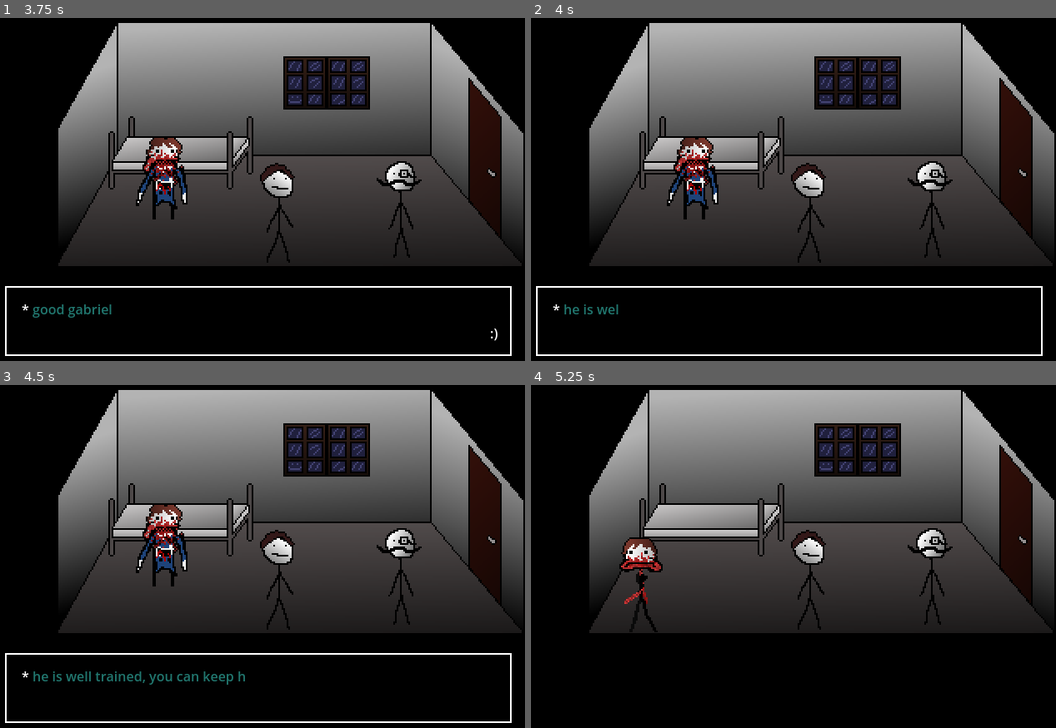
Above: before the commit, frames 1-4 (two rows, left to right).
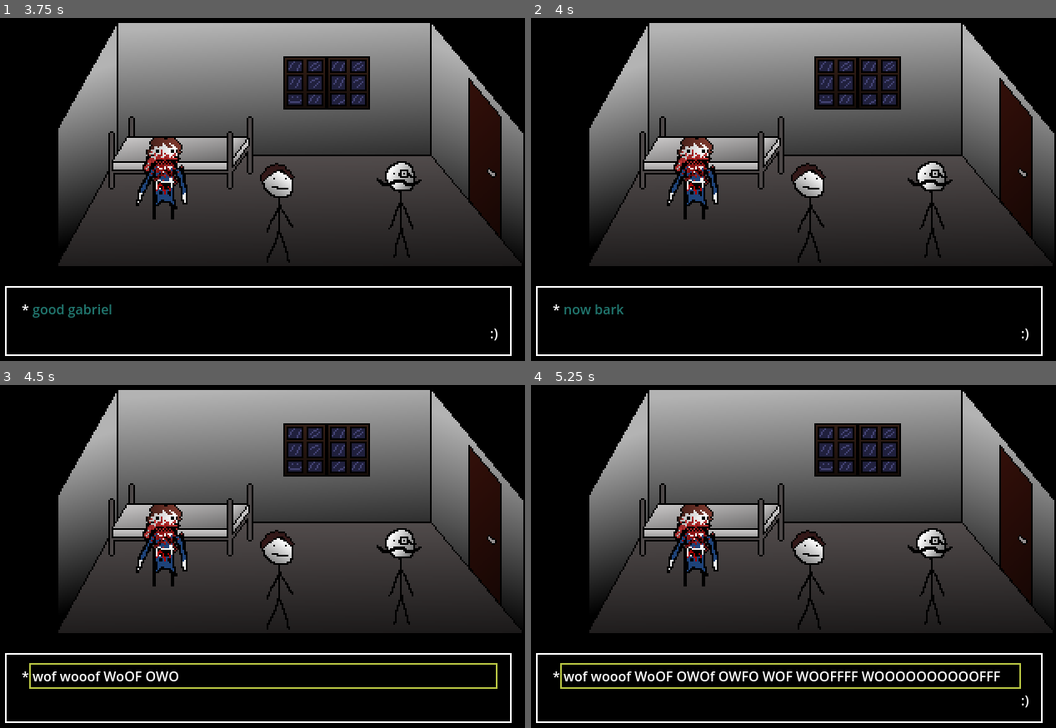
Above: after the commit, the same moments.

Repository: Jupyyter/I-am-hungry-and-my-name-is-Hadarag-Gabriel
Game: Godot game, scene res://scenes/hospitalRoom1.tscn
Two runs of this game, one before a commit and one after it. Both use one fixed random seed, a clock stepped at 60 frames per second and the inputs below. This scene is started directly instead of the project's main scene. Sound files missing from this copy of the repository are replaced by a short silence.
Inputs:
- Up to frame 1 (3.75 s): tap Enter (ui_accept) at 0.5, 0.77, 1.07, 1.52, 1.82, 2, 2.75, 3.02, 3.32 s; hold Right (ui_right) 0.53-1.28 s; hold Down (ui_down) 1.28-2.03 s; hold Right (ui_right) 2.03-2.78 s; hold Up (ui_up) 2.78-3.53 s; hold Left (ui_left) from 3.53 s (still down)
- Up to frame 2 (4 s): keep holding Left (ui_left); tap Enter (ui_accept) at 3.77 s
- Up to frame 3 (4.5 s): keep holding Left (ui_left); tap Enter (ui_accept) at 4.07 s
- Up to frame 4 (5.25 s): tap Enter (ui_accept) at 4.52, 4.82 s; release Left (ui_left) at 5.03 s; hold Down (ui_down) from 5.03 s (still down)

Frame 1 is identical in both runs. In frame 2, 0.2% of the frame differs, in the area x 6-95%, y 83-95%; in frame 3, 1.6%; in frame 4, 5.4%, in the area x 0-98%, y 34-99%.

Commit message:
ds

Diff:
--- a/scripts/hospitalRoom1.gd
+++ b/scripts/hospitalRoom1.gd
@@ -19,7 +19,9 @@
 			if textReady():
 				globals.getPlayer().changeMode("EatCatDown")
 				text_box.queue_text("good gabriel--color1
-					he is well trained, you can keep him--color1
+					now bark--color1")
+				text_box.queue_questionResponse("wof wooof WoOF OWOf OWFO WOF WOOFFFF WOOOOOOOOOOFFF")
+				text_box.queue_text("he is well trained, you can keep him--color1
 					ty sir--color2")
 				npcConv+=1
 		2:
--- a/scripts/npcs.gd
+++ b/scripts/npcs.gd
@@ -873,6 +873,7 @@
 								text_box.queue_text("please sir that leg over there was passed in my family from generation to generation
 								its the most precious thing i have")
 								text_box.queue_questionResponse("i eat cats 4 fun
+								bark
 								14")
 								npcConv+=1
 							1:
@@ -918,7 +919,7 @@
 							match npcConv:
 								0:
 									text_box.queue_text("hi")
-									text_box.queue_questionResponse("hi")
+									text_box.queue_questionResponse("woof")
 									npcConv+=1
 								1:
 									if textReady():
